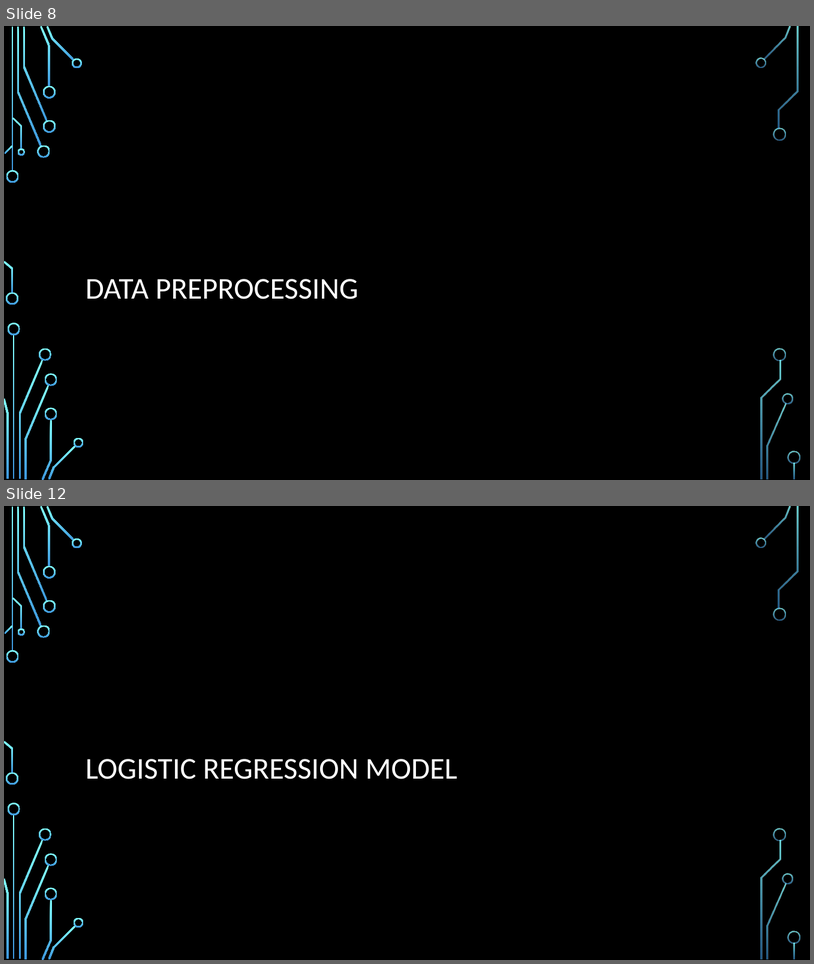
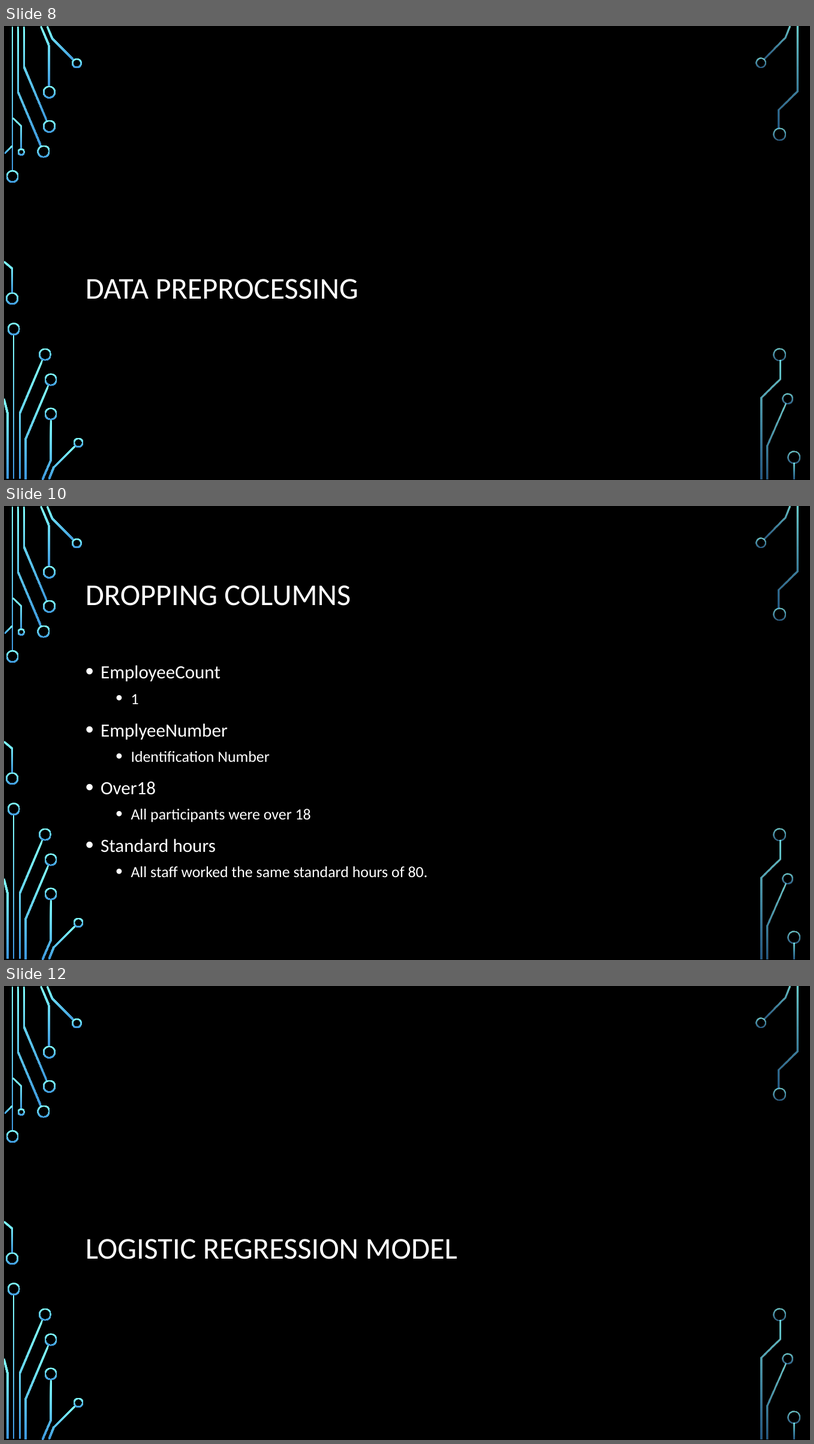
Before and after one commit to ddaniel2024/Project-4, a slide deck: Employee Attrition Prediction Presentation.pptx. Shown one above the other, each under a label of ours: slides 8 and 12 before the commit, slides 8, 10 and 12 after it; the slides between them are not shown. The pictures are 814x964 and 814x1444 pixels, drawn with LibreOffice and Linux fonts; fonts in the diff are those of the drawing; background and template pictures are left out. Boxes give left, top, right and bottom in pixels: in the first picture for what was removed or moved away, otherwise in the second. Text is boxed around its words. In the diff, an @@ line names an element or a change of style, - is before the commit and + after.

```diff
--- a/Employee Attrition Prediction Presentation.pptx
+++ b/Employee Attrition Prediction Presentation.pptx
@@ slide 10 added at [4, 506, 810, 960], background picture (left out); not listed: 36 template elements that a slide beside it also shows @@
@@ title added at [86, 585, 351, 606], 36 pt, text #FFFFFF @@
+DROPPING COLUMNS
@@ text added at [101, 665, 428, 877], 18.5 pt, text #FFFFFF @@
+• EmployeeCount
+  • 1
+• EmplyeeNumber
+  • Identification Number
+• Over18
+  • All participants were over 18
+• Standard hours
+  • All staff worked the same standard hours of 80.
```
Also in this commit, not shown: 2 other slides added, 5 slides removed, 1 other file.
